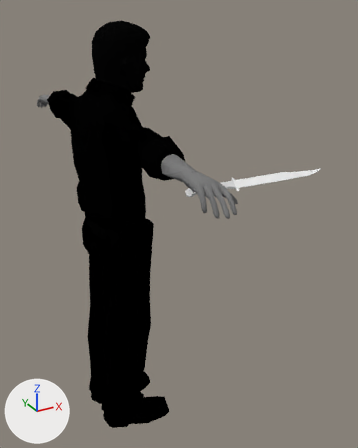
Renders of the Blender file materials/models/player/player.blend from each side of a commit.
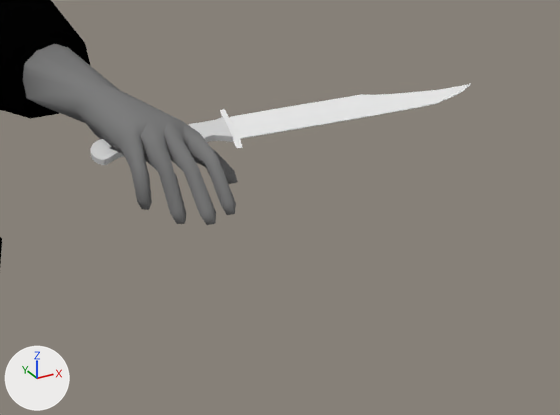
There are two pictures of each version: one whole from a 50 mm lens placed at (-1.244, -3.342, 3.361), pointed at (0.506, -0.16, 1.77), one close up on the part from 43% to 99% of the width and 31% to 64% of the height. The lights are fixed; the arrows at lower left show +X, +Y and +Z.

In view in the first close-up: 'Knife', 'Object.007_Mesh.008_M_Object.007_Mesh.008_M_Material.008_indian'.
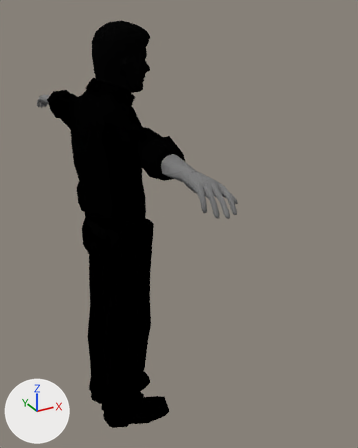
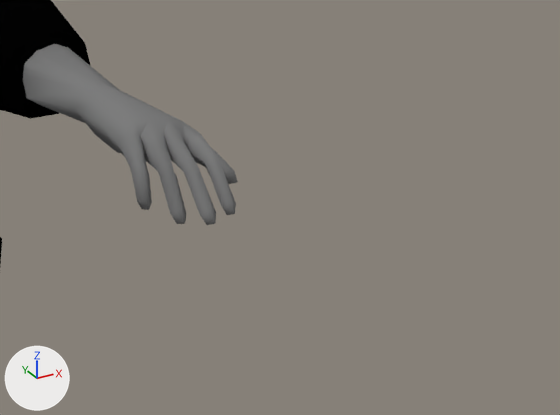
The edits, one by one:
Object 'Knife' (ob_knife) turns from (-134, -101, 21) to (0, 0, 0) degrees about x, y and z.
Object 'Knife' (ob_knife) moves from (0.009, -1.427, 2.558) to (0.0, 0.0, 0.0).
Object 'Knife' (ob_knife) is now hidden.

What differs and where, as boxes [x1, y1, x2, y2] in the close-ups (560 x 415 px):
'Knife', hidden: before [90, 84, 471, 165]
